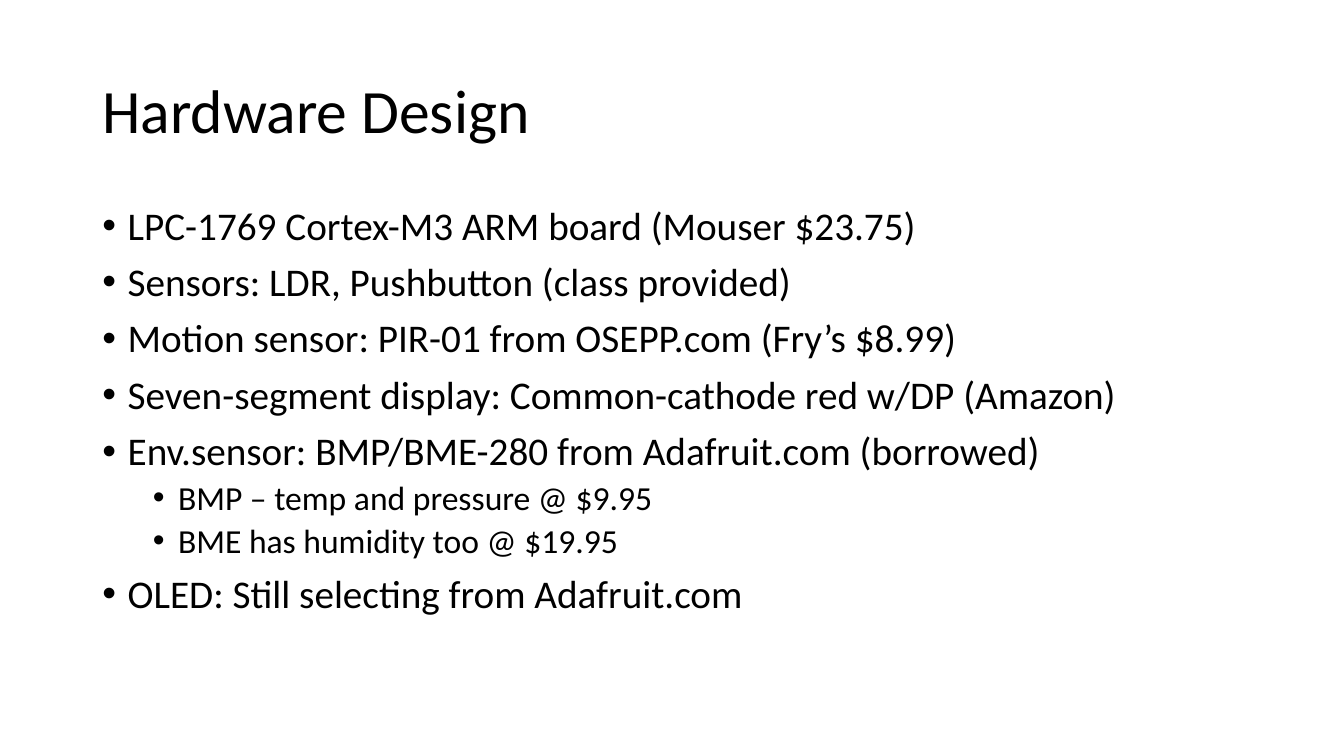
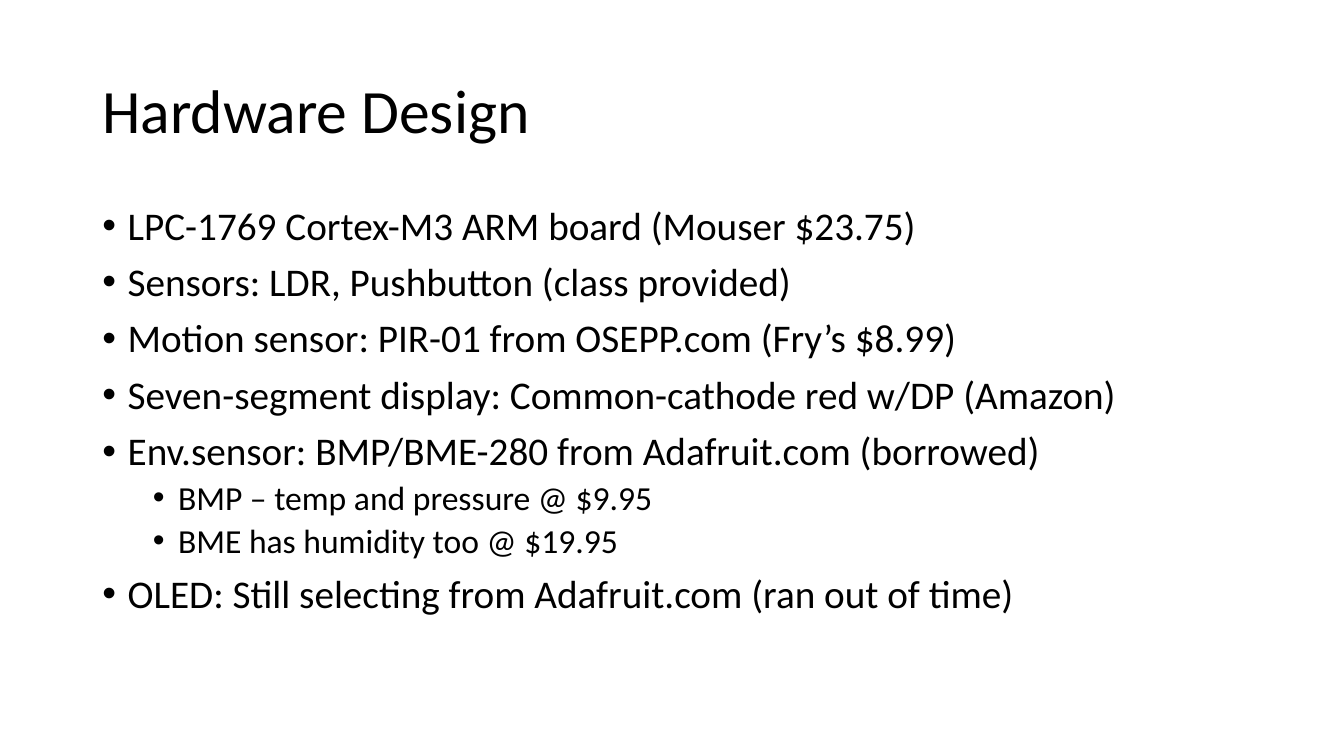
Before and after one commit to EmbeddedSystemClass/FinalProject5381, a slide deck: slide 7 of Final Project 5381.pptx. Drawn at 1344x756 pixels with LibreOffice and Linux fonts; fonts in the diff are those of the drawing. Boxes give left, top, right and bottom in pixels: in the first picture for what was removed or moved away, otherwise in the second. Text is boxed around its words. In the diff, an @@ line names an element or a change of style, - is before the commit and + after.

```diff
--- a/Final Project 5381.pptx
+++ b/Final Project 5381.pptx
@@ text at (128,579,1013,615): text changed @@
-• OLED: Still selecting from Adafruit.com
+• OLED: Still selecting from Adafruit.com (ran out of time)
```
Also in this commit, not shown: 5 other slides changed, 6 slides added, 1 slide removed, 2 other files.
